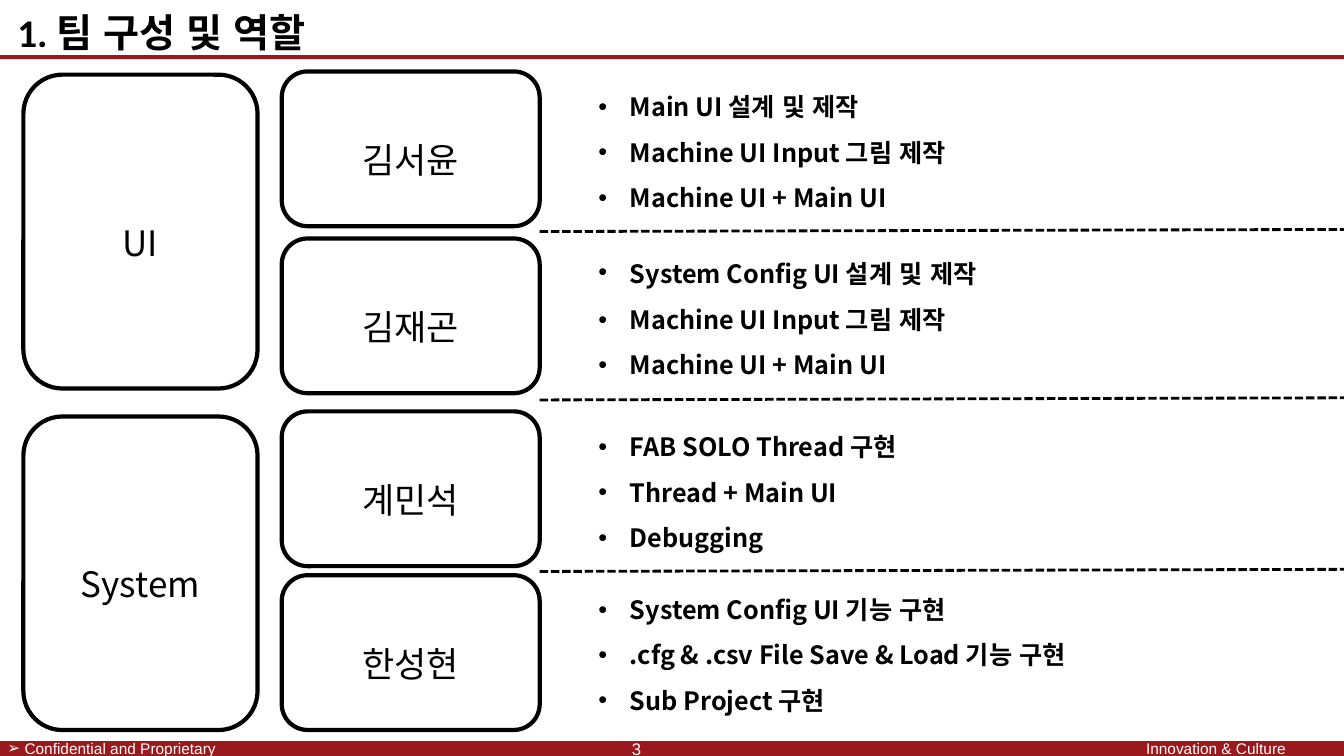
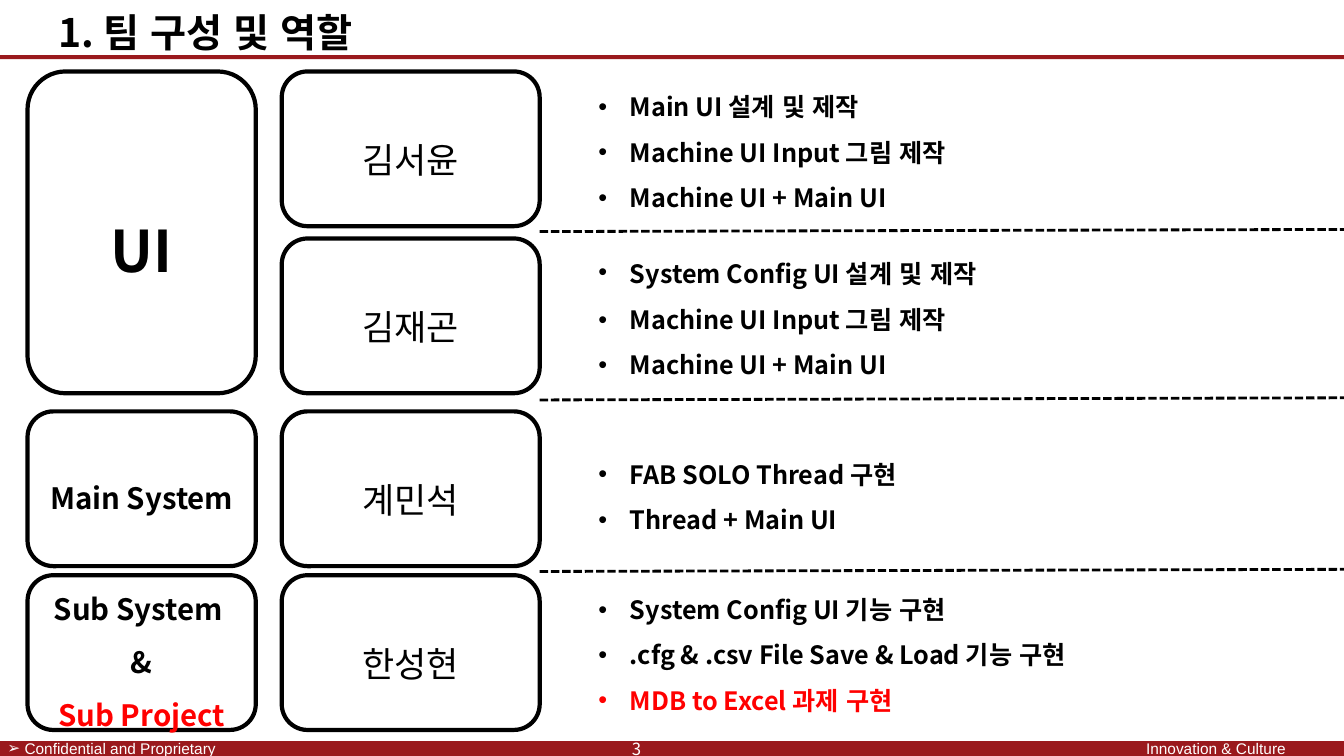
Before and after one commit to SaintSeong/JusungProject, a slide deck: slide 3 of A조 발표/A조 발표.pptx. Drawn at 1344x756 pixels with LibreOffice and Linux fonts; fonts in the diff are those of the drawing; background and template pictures are left out. Boxes give left, top, right and bottom in pixels: in the first picture for what was removed or moved away, otherwise in the second. Text is boxed around its words. In the diff, an @@ line names an element or a change of style, - is before the commit and + after.

```diff
--- a/A조 발표/A조 발표.pptx
+++ b/A조 발표/A조 발표.pptx
@@ text "1. 팀 구성 및 역할" at (59, 14, 352, 58): font Calibri to Noto Sans CJK KR @@
@@ rounded rectangle "UI": place and size @@
-rounded rectangle "UI" at (23, 75, 257, 388)
+rounded rectangle "UI" at (27, 72, 255, 393)
@@ rounded rectangle "UI" at (27, 72, 255, 393): size 25 to 41 pt, bold on @@
@@ rounded rectangle "Main System": place and size @@
-rounded rectangle "Main System" at (23, 416, 257, 730)
+rounded rectangle "Main System" at (27, 411, 255, 567)
@@ text at (630, 462, 896, 530): paragraph removed @@
-• Debugging
@@ text "FAB SOLO Thread 구현": place and size @@
-text "FAB SOLO Thread 구현" at (630, 434, 896, 503)
+text "FAB SOLO Thread 구현" at (630, 462, 896, 530)
@@ text in rounded rectangle at (50, 485, 233, 516): text changed; size 25 to 21 pt; bold on @@
-System
+Main System
@@ rounded rectangle added at (27, 576, 255, 731), outline #000000 3 pt, 21 pt, text #000000, bold @@
+Sub System
+&
+Sub Project
@@ text at (630, 688, 892, 713): text changed; text colour #000000 to #FF0000 @@
-• Sub Project 구현
+• MDB to Excel 과제 구현
@@ page number at (632, 738, 641, 755): font Arial to Noto Sans CJK KR @@
```
Also in this commit, not shown: 19 other slides changed, 1 slide added.
